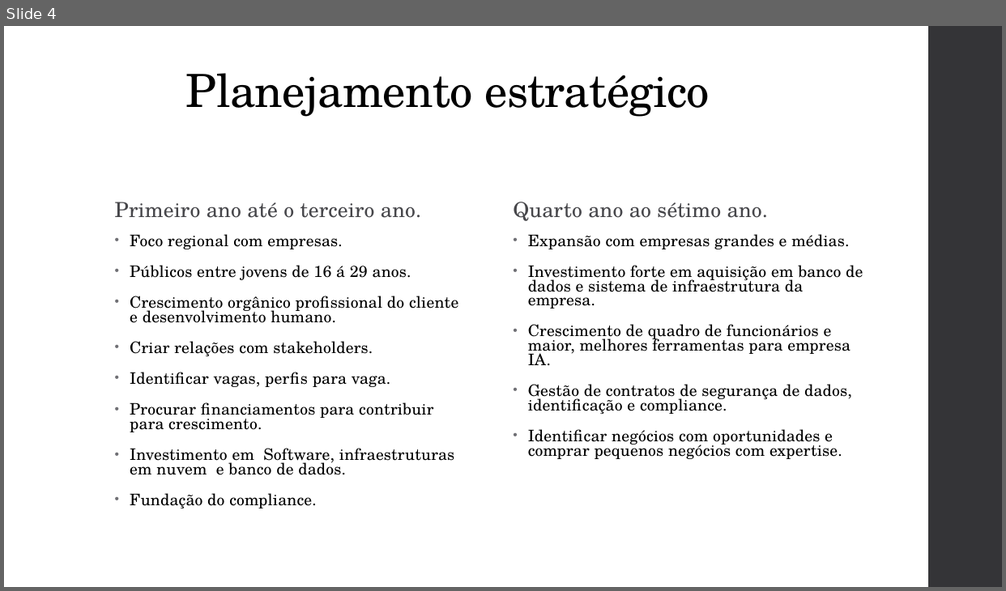
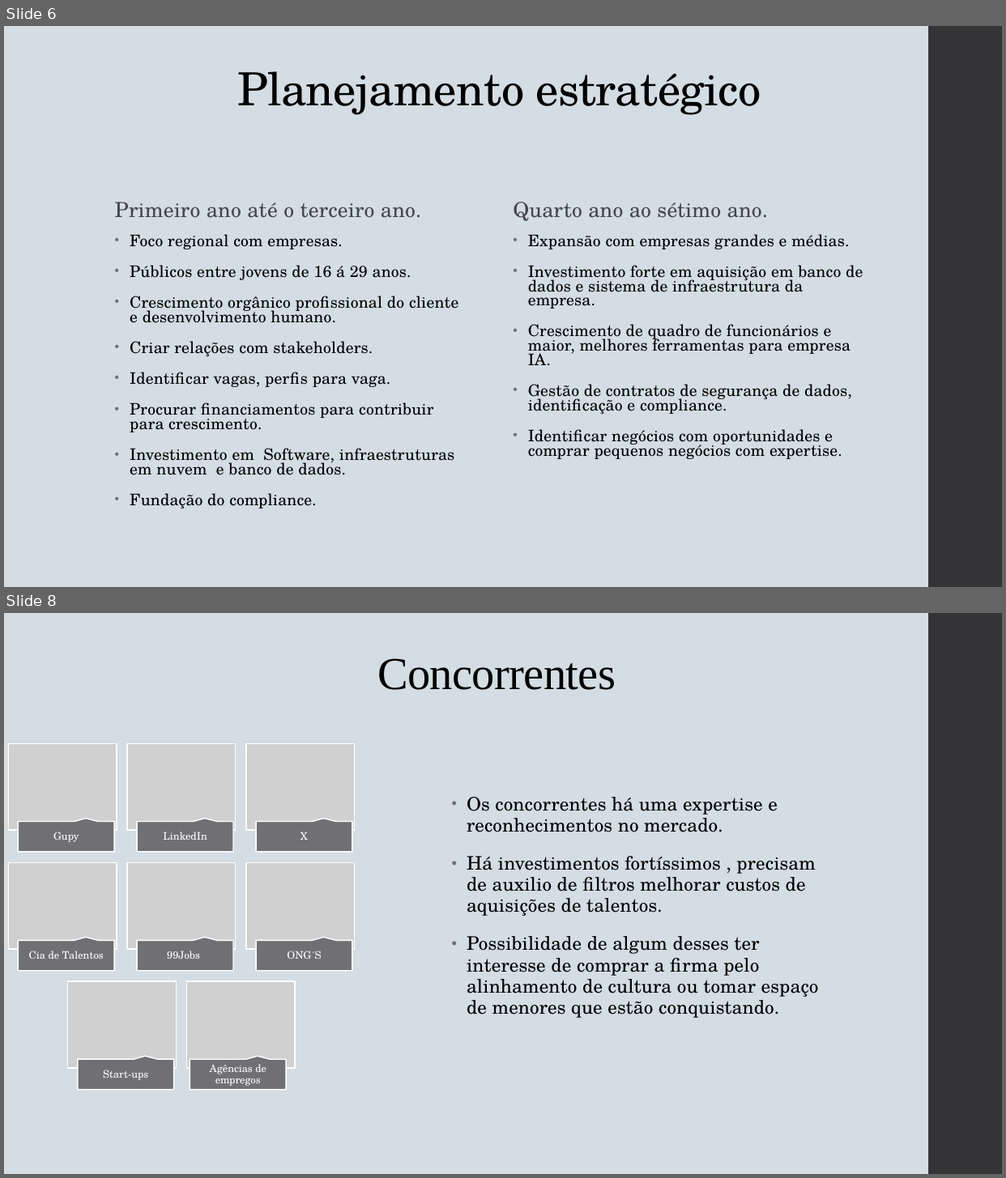
Before and after one commit to GustavoCavalheiro1/haru-startup, a slide deck: HARU.pptx. Shown one above the other, each under a label of ours: slide 4 before the commit, slides 6 and 8 after it; the slides between them are not shown. The pictures are 1006x591 and 1006x1178 pixels, drawn with LibreOffice and Linux fonts; fonts in the diff are those of the drawing; grey boxes stand for pictures. Boxes give left, top, right and bottom in pixels: in the first picture for what was removed or moved away, otherwise in the second. Text is boxed around its words. In the diff, an @@ line names an element or a change of style, - is before the commit and + after.

```diff
--- a/HARU.pptx
+++ b/HARU.pptx
@@ slide 8 added at (4, 613, 1002, 1174), background #D3DDE3; not listed: 1 template element that a slide beside it also shows @@
@@ title added at (377, 658, 616, 690), 44 pt, text #000000 @@
+Concorrentes
@@ text added at (467, 797, 819, 1018), 18 pt, text #000000 @@
+• Os concorrentes há uma expertise e reconhecimentos no mercado.
+• Há investimentos fortíssimos , precisam de auxilio de filtros melhorar custos de aquisições de talentos.
+• Possibilidade de algum desses ter interesse de comprar a firma pelo alinhamento de cultura ou tomar espaço de menores que estão conquistando.
@@ group added at (9, 744, 355, 1090): 8 pictures, 8 speech boxes, 8 texts @@
+Gupy
+LinkedIn
+X
+Cia de Talentos
+99Jobs
+ONG´S
+Start-ups
+Agências de empregos
@@ what was slide 4 is now slide 6 @@
@@ slide 6 changed as well @@
@@ background #FFFFFF to #D3DDE3 @@
@@ title "Planejamento estratégico": place and size @@
-title "Planejamento estratégico" at (186, 73, 710, 117)
+title "Planejamento estratégico" at (237, 71, 761, 115)
```
Also in this commit, not shown: 6 other slides changed, 2 other slides added, 4 slides removed.
